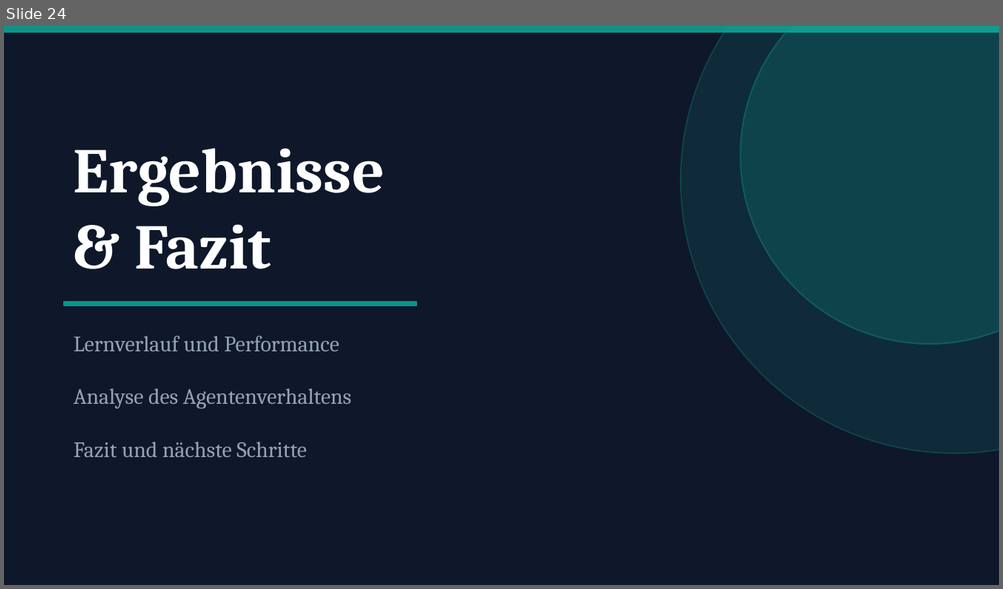
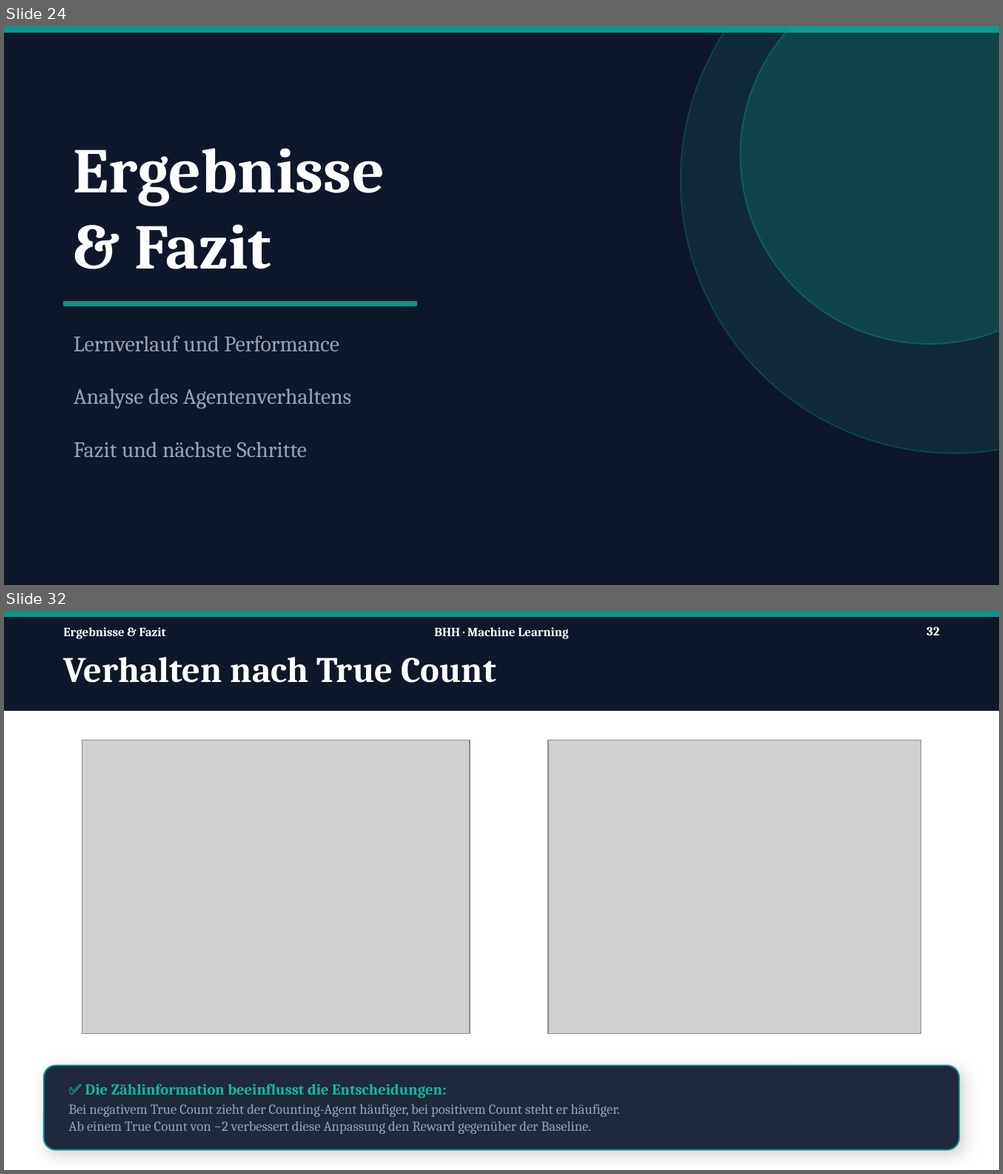
Before and after one commit to Tom-N-M/ml-blackjack, a slide deck: Präsi/PP_v2.pptx. Shown one above the other, each under a label of ours: slide 24 before the commit, slides 24 and 32 after it; the slides between them are not shown. The pictures are 1003x589 and 1003x1174 pixels, drawn with LibreOffice and Linux fonts; fonts in the diff are those of the drawing; grey boxes stand for pictures. Boxes give left, top, right and bottom in pixels: in the first picture for what was removed or moved away, otherwise in the second. Text is boxed around its words. In the diff, an @@ line names an element or a change of style, - is before the commit and + after.

Commit message:
Ergebnisse & Fazit ref #15

```diff
--- a/Präsi/PP_v2.pptx
+++ b/Präsi/PP_v2.pptx
@@ slide 32 added at (4, 611, 999, 1170), background #FFFFFF @@
@@ rectangle added at (4, 611, 999, 710), fill #0F172A, outline #0F172A 1 pt @@
@@ rectangle added at (4, 611, 999, 616), fill #0D9488, outline #0D9488 1 pt @@
@@ text added at (63, 627, 166, 639), 9 pt, text #FFFFFF, bold @@
+Ergebnisse & Fazit
@@ text added at (434, 627, 568, 639), 9 pt, text #FFFFFF, bold @@
+BHH · Machine Learning
@@ page number added at (926, 627, 939, 635), 9 pt, text #FFFFFF, bold @@
+32
@@ text added at (63, 657, 496, 683), 26 pt, text #FFFFFF, bold @@
+Verhalten nach True Count
@@ picture added at (82, 741, 470, 1034) @@
@@ picture added at (548, 741, 921, 1034) @@
@@ rounded rectangle added at (44, 1065, 959, 1150), fill #1E293B, outline #0D9488 1 pt @@
@@ rectangle added at (561, 1065, 924, 1088), fill #E2E8F0, outline #E2E8F0 1 pt @@
@@ rectangle added at (561, 1065, 888, 1088), fill #10B981, outline #10B981 1 pt @@
@@ text added at (85, 1084, 447, 1099), 11 pt, text #14B8A6, bold @@
+✅ Die Zählinformation beeinflusst die Entscheidungen:
@@ text added at (68, 1105, 620, 1134), 10 pt, text #94A3B8 @@
+Bei negativem True Count zieht der Counting-Agent häufiger, bei positivem Count steht er häufiger.
+Ab einem True Count von −2 verbessert diese Anpassung den Reward gegenüber der Baseline.
```
Also in this commit, not shown: 7 slides changed, 6 other slides added, 1 slide removed, 5 other files.
